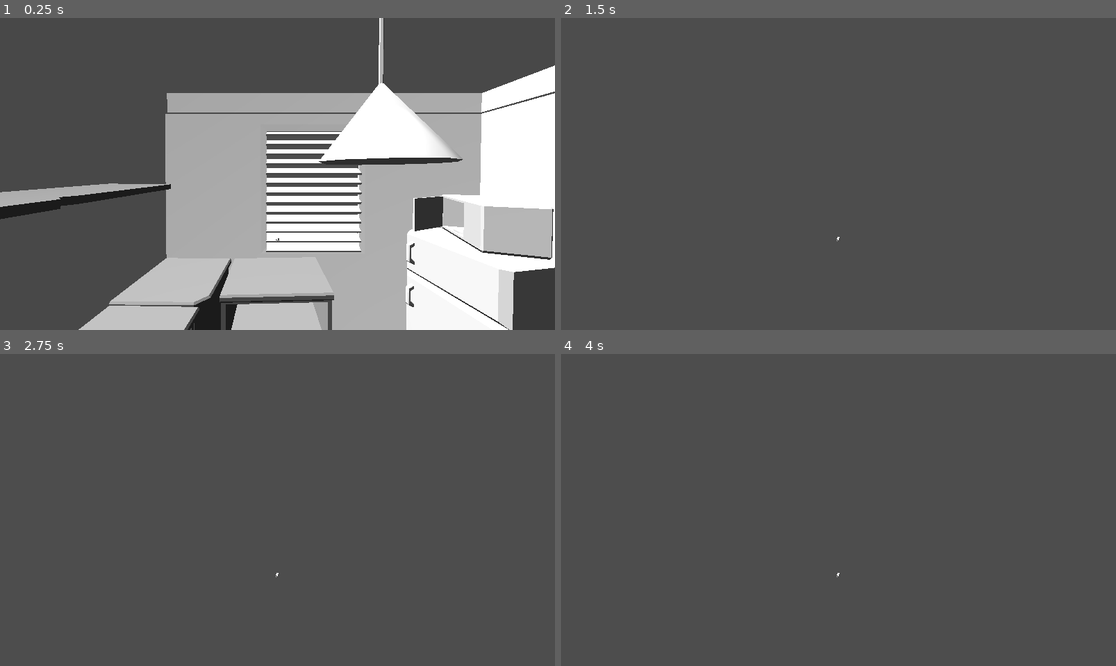
Above: before the commit, frames 1-4 (two rows, left to right).
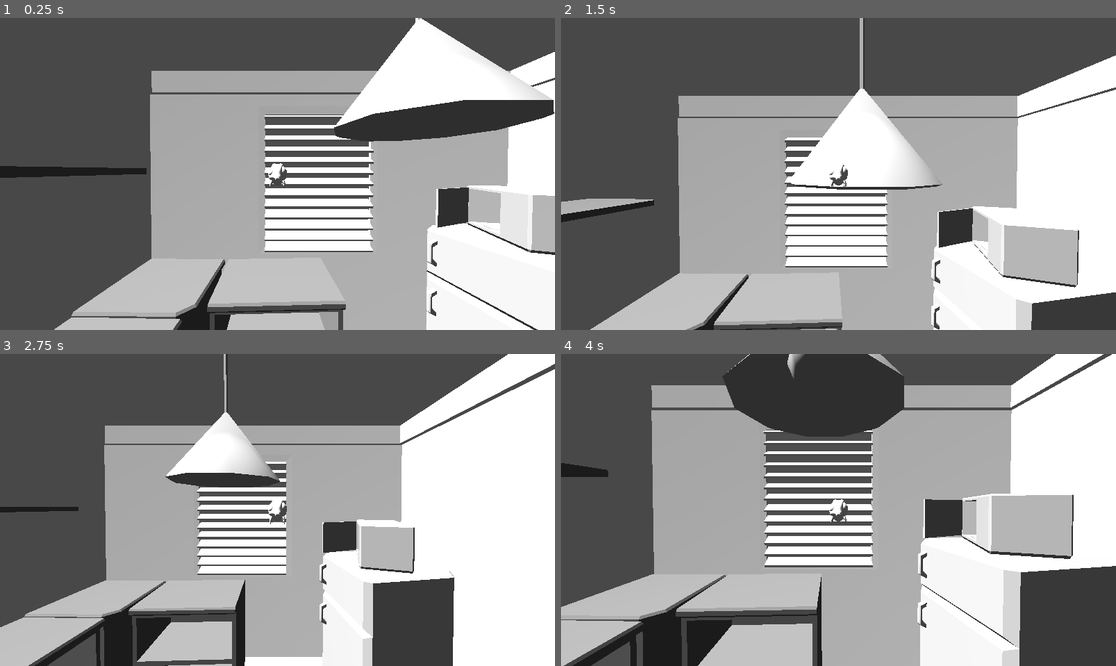
Above: after the commit, the same moments.

Repository: serb2331/gmtk-2025
Game: Godot game, scene res://room.tscn
Same seed, same stepped clock (60 frames per second), same inputs: the game is played once before the commit and once after it.
Inputs:
- Up to frame 1 (0.25 s): no input
- Up to frame 2 (1.5 s): hold Right (move_right) 0.53-1.28 s; hold Space (fly) 0.53-1.28 s; hold Down (move_back) from 1.28 s (still down); tap Space (fly) at 1.35 s
- Up to frame 3 (2.75 s): release Down (move_back) at 2.03 s; hold Right (move_right) from 2.03 s (still down); hold Space (fly) from 2.03 s (still down)
- Up to frame 4 (4 s): release Right (move_right) at 2.78 s; release Space (fly) at 2.78 s; hold Up (move_forward) 2.78-3.53 s; tap Space (fly) at 2.85 s; hold Left (move_left) from 3.53 s (still down); hold Space (fly) from 3.53 s (still down)

The runs differ from the first frame. In frame 1, 31% of the frame differs, in the area x 0-100%, y 0-100%; in frame 2, 59%; in frame 3, 63%; in frame 4, 72%.

Commit message:
Small modifications

Diff:
--- /dev/null
+++ b/phly/food.tscn
@@ -0,0 +1,21 @@
+[gd_scene load_steps=4 format=3 uid="uid://cpk07nlmupbte"]
+
+[sub_resource type="StandardMaterial3D" id="StandardMaterial3D_6gpfs"]
+albedo_color = Color(1.49205e-06, 0.367314, 0.367672, 1)
+
+[sub_resource type="SphereMesh" id="SphereMesh_4x0hx"]
+material = SubResource("StandardMaterial3D_6gpfs")
+
+[sub_resource type="SphereShape3D" id="SphereShape3D_8txok"]
+
+[node name="Food" type="Node3D"]
+
+[node name="RigidBody3D" type="RigidBody3D" parent="."]
+
+[node name="MeshInstance3D" type="MeshInstance3D" parent="RigidBody3D"]
+transform = Transform3D(0.2, 0, 0, 0, 0.2, 0, 0, 0, 0.2, 0, 0, 0)
+mesh = SubResource("SphereMesh_4x0hx")
+skeleton = NodePath("../..")
+
+[node name="CollisionShape3D" type="CollisionShape3D" parent="RigidBody3D"]
+shape = SubResource("SphereShape3D_8txok")
--- a/phly/player_fly.gd
+++ b/phly/player_fly.gd
@@ -1,8 +1,8 @@
 extends CharacterBody3D
 
 
-const SPEED = 5.0
-const FLY_VELOCITY = 5
+const SPEED = 0.5
+const FLY_VELOCITY = 0.5
 
 const ROTATION_MAX_DEGREE = 50
 
--- a/phly/player_fly.tscn
+++ b/phly/player_fly.tscn
@@ -22,4 +22,4 @@
 transform = Transform3D(1, 0, 0, 0, 0.999848, 0.0174524, 0, -0.0174524, 0.999848, 0, 0, 0)
 
 [node name="Camera3D" type="Camera3D" parent="TwistPivot/PitchPivot"]
-transform = Transform3D(1, 0, 0, 0, 1, 0, 0, 0, 1, 0, 0, 0.3)
+transform = Transform3D(1, 0, 0, 0, 1, 0, 0, 0, 1, 0, -0.0959574, 0.0548512)
